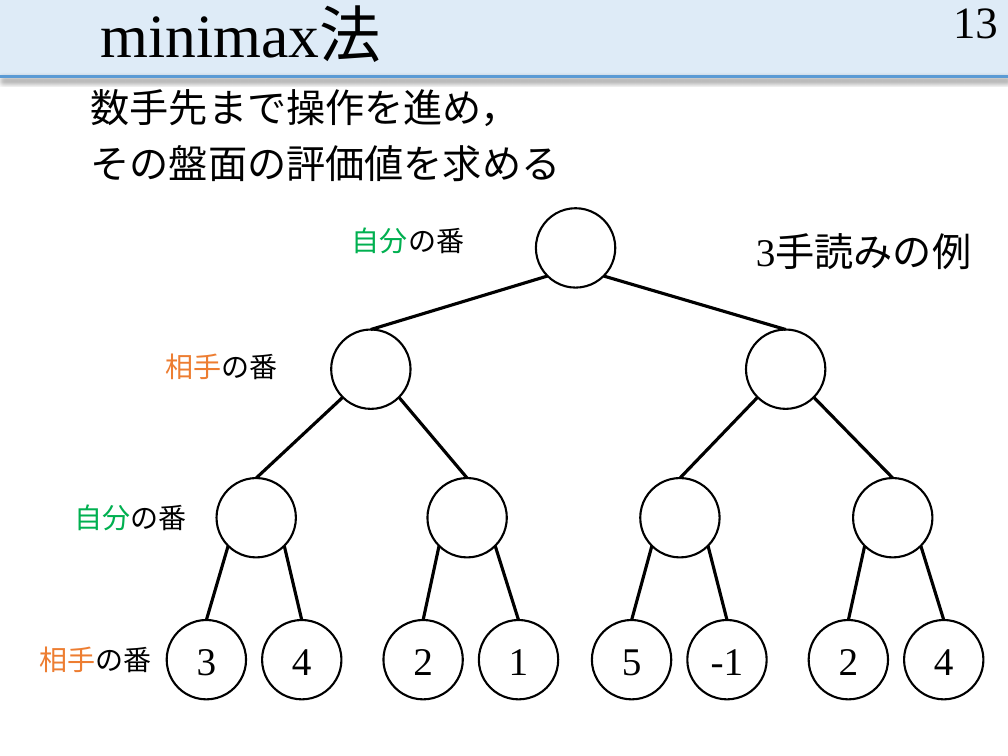
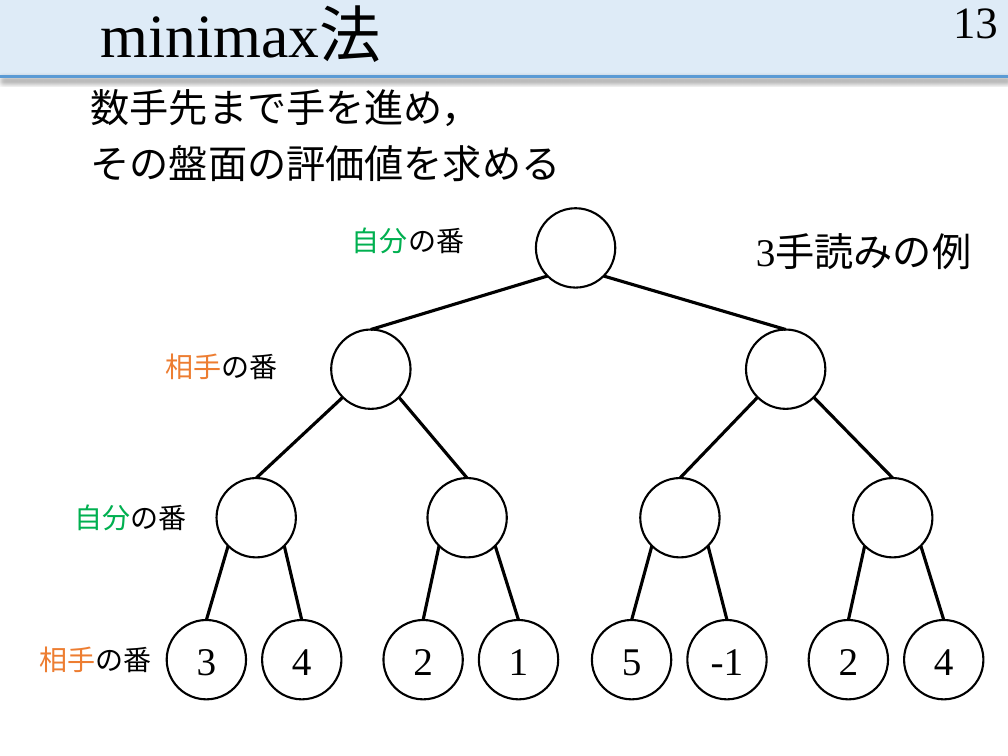
Before and after one commit to MasayaOda/SR, a slide deck: slide 13 of 中間発表1210.pptx. Drawn at 1008x756 pixels with LibreOffice and Linux fonts; fonts in the diff are those of the drawing. Boxes give left, top, right and bottom in pixels: in the first picture for what was removed or moved away, otherwise in the second. Text is boxed around its words. In the diff, an @@ line names an element or a change of style, - is before the commit and + after.

```diff
--- a/中間発表1210.pptx
+++ b/中間発表1210.pptx
@@ text at bbox=[91, 82, 481, 126]: text changed @@
-数手先まで操作を進め，
+数手先まで手を進め，
```
Also in this commit, not shown: 4 other slides changed.
